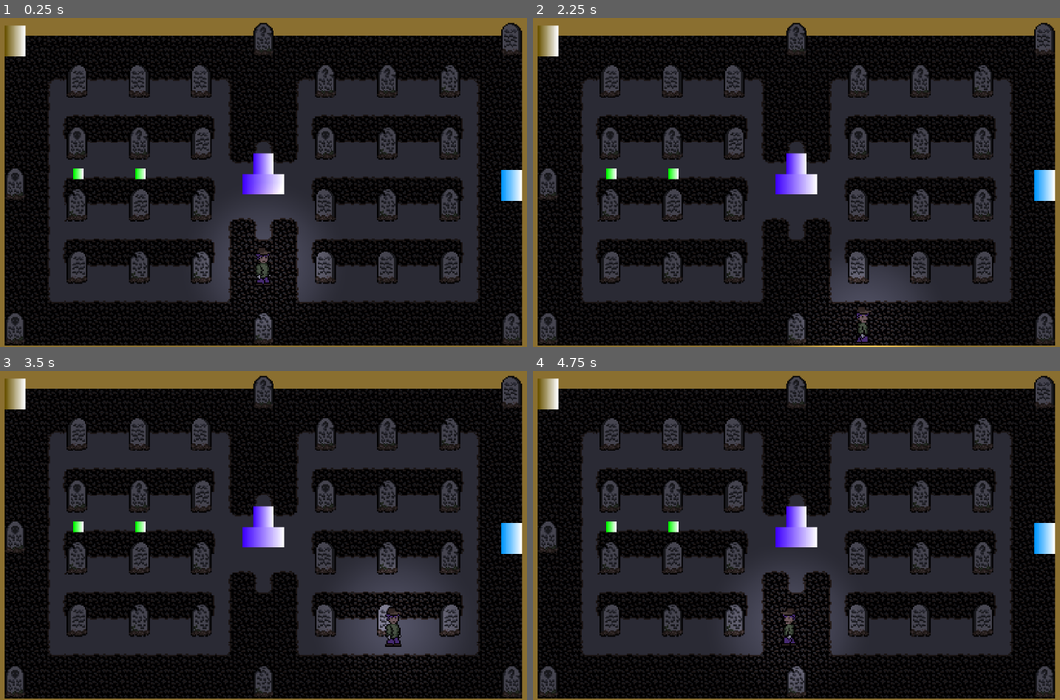
Above: before the commit, frames 1-4 (two rows, left to right).
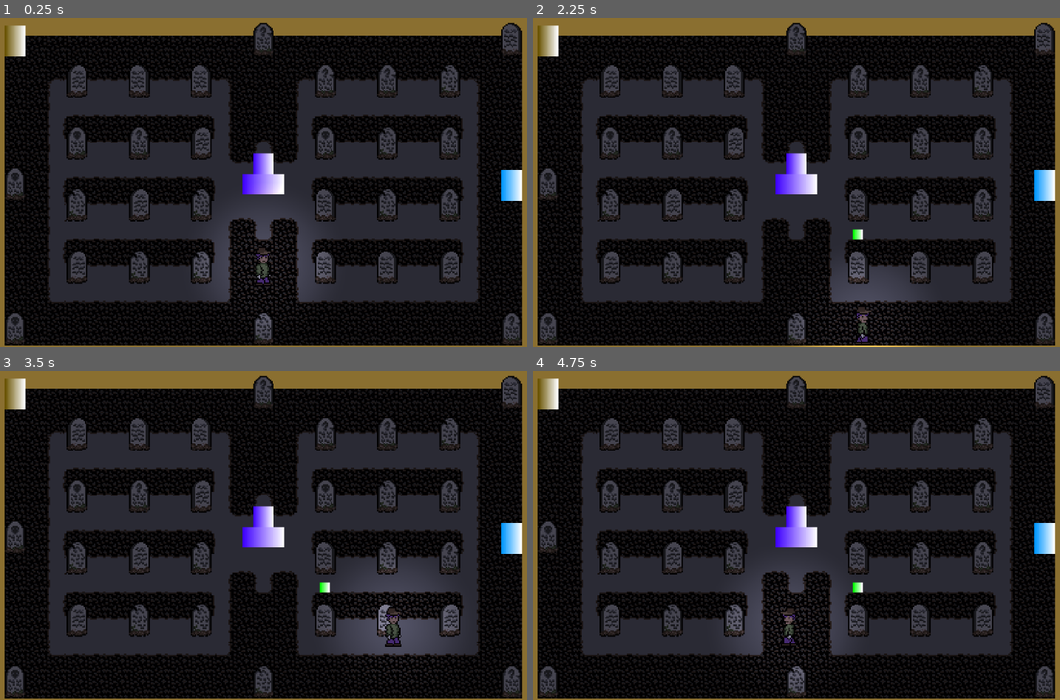
Above: after the commit, the same moments.

Repository: Oreztov/GWJ-62
Game: Godot game, scene res://scenes/level.tscn
Two runs of this game, one before a commit and one after it. Both use one fixed random seed, a clock stepped at 60 frames per second and the inputs below.
Inputs:
- Up to frame 1 (0.25 s): no input
- Up to frame 2 (2.25 s): tap Enter at 0.5 s; hold D (move_right) 0.53-1.28 s; hold E (interact) 0.53-1.28 s; tap Space at 1.25 s; hold S (move_down) 1.28-2.03 s; tap E (interact) at 1.35 s; hold D (move_right) from 2.03 s (still down); hold E (interact) from 2.03 s (still down)
- Up to frame 3 (3.5 s): release D (move_right) at 2.78 s; release E (interact) at 2.78 s; hold W (move_up) from 2.78 s (still down); tap E (interact) at 2.85 s
- Up to frame 4 (4.75 s): tap Enter at 3.5 s; release W (move_up) at 3.53 s; hold E (interact) 3.53-4.28 s; hold A (move_left) from 3.53 s (still down); tap E (interact) at 4.35 s

The runs differ from the first frame. In frame 1, 0.1% of the frame differs, in the area x 13-28%, y 45-50%; in frame 2, 0.2%, in the area x 13-63%, y 45-68%; in frame 3, 0.2%; in frame 4, 0.2%.

Commit message:
Plant spawning system

Diff:
--- a/level.gd
+++ b/level.gd
@@ -2,11 +2,16 @@
 
 @export var composter: PackedScene
 @export var water_tap: PackedScene
+@export var plant: PackedScene
 
 var rng = RandomNumberGenerator.new()
 
 @onready var gravestones
 @onready var replace_graves
+
+@onready var plant_markers
+
+@onready var plant_spawn_time
 
 # Called when the node enters the scene tree for the first time.
 func _ready():
@@ -30,6 +35,12 @@
 	gravestones.erase(random_composter_grave)
 	random_composter_grave.queue_free()
 
+	# Get plant spawn points 'markers'
+	plant_markers = get_tree().get_nodes_in_group("plant_markers")
+
+	# Setup game variables
+	plant_spawn_time = 5
+
 func spawn_water_tap(blocked_graves):
 	# Check for blocked graves by composter
 	for grave in blocked_graves:
@@ -46,6 +57,24 @@
 	gravestones.erase(random_water_tap_grave)
 	random_water_tap_grave.queue_free()
 
+func spawn_plant():
+	# Get random plant spawn point
+	var new_plant_index = randi_range(0, len(plant_markers) - 1)
+	if new_plant_index < 0:
+		# No more positions left to spawn
+		return
+	# Create new plant at random position
+	var new_plant = plant.instantiate()
+	new_plant.position = plant_markers[new_plant_index].position
+	call_deferred("add_child", new_plant)
+	# Remove position from list
+	plant_markers.remove_at(new_plant_index)
+
 # Called every frame. 'delta' is the elapsed time since the previous frame.
 func _process(delta):
 	pass
+
+
+func _on_plant_spawn_timer_timeout():
+	spawn_plant()
+	$PlantSpawnTimer.start(plant_spawn_time)
--- a/scenes/level.tscn
+++ b/scenes/level.tscn
@@ -15,6 +15,7 @@
 script = ExtResource("1_r3y3s")
 composter = ExtResource("5_so264")
 water_tap = ExtResource("3_1ljv0")
+plant = ExtResource("4_2q5to")
 
 [node name="TileMap" type="TileMap" parent="."]
 tile_set = ExtResource("1_u7gxt")
@@ -28,117 +29,224 @@
 position = Vector2(-28.2143, -16.0714)
 anchor_mode = 0
 
-[node name="Objects" type="Node2D" parent="."]
-
-[node name="Gravestone" parent="Objects" instance=ExtResource("3_ap34t")]
+[node name="Gravestones" type="Node2D" parent="."]
+
+[node name="Gravestone" parent="Gravestones" instance=ExtResource("3_ap34t")]
 position = Vector2(8, 8)
 replace_me = true
 
-[node name="Gravestone2" parent="Objects" instance=ExtResource("3_ap34t")]
+[node name="Gravestone2" parent="Gravestones" instance=ExtResource("3_ap34t")]
 position = Vector2(8, 120)
 replace_me = true
 
-[node name="Gravestone3" parent="Objects" instance=ExtResource("3_ap34t")]
+[node name="Gravestone3" parent="Gravestones" instance=ExtResource("3_ap34t")]
 position = Vector2(8, 232)
 replace_me = true
 
-[node name="Gravestone4" parent="Objects" instance=ExtResource("3_ap34t")]
+[node name="Gravestone4" parent="Gravestones" instance=ExtResource("3_ap34t")]
 position = Vector2(200, 232)
 replace_me = true
 
-[node name="Gravestone5" parent="Objects" instance=ExtResource("3_ap34t")]
+[node name="Gravestone5" parent="Gravestones" instance=ExtResource("3_ap34t")]
 position = Vector2(392, 232)
 replace_me = true
 
-[node name="Gravestone6" parent="Objects" instance=ExtResource("3_ap34t")]
+[node name="Gravestone6" parent="Gravestones" instance=ExtResource("3_ap34t")]
 position = Vector2(392, 120)
 replace_me = true
 
-[node name="Gravestone7" parent="Objects" instance=ExtResource("3_ap34t")]
+[node name="Gravestone7" parent="Gravestones" instance=ExtResource("3_ap34t")]
 position = Vector2(392, 8)
 replace_me = true
 
-[node name="Gravestone8" parent="Objects" instance=ExtResource("3_ap34t")]
+[node name="Gravestone8" parent="Gravestones" instance=ExtResource("3_ap34t")]
 position = Vector2(200, 8)
 replace_me = true
 
-[node name="Gravestone9" parent="Objects" instance=ExtResource("3_ap34t")]
+[node name="Gravestone9" parent="Gravestones" instance=ExtResource("3_ap34t")]
 position = Vector2(56, 40)
 
-[node name="Gravestone10" parent="Objects" instance=ExtResource("3_ap34t")]
+[node name="Gravestone10" parent="Gravestones" instance=ExtResource("3_ap34t")]
 position = Vector2(104, 40)
 
-[node name="Gravestone11" parent="Objects" instance=ExtResource("3_ap34t")]
+[node name="Gravestone11" parent="Gravestones" instance=ExtResource("3_ap34t")]
 position = Vector2(152, 40)
 
-[node name="Gravestone12" parent="Objects" instance=ExtResource("3_ap34t")]
+[node name="Gravestone12" parent="Gravestones" instance=ExtResource("3_ap34t")]
 position = Vector2(56, 88)
 
-[node name="Gravestone13" parent="Objects" instance=ExtResource("3_ap34t")]
+[node name="Gravestone13" parent="Gravestones" instance=ExtResource("3_ap34t")]
 position = Vector2(104, 88)
 
-[node name="Gravestone14" parent="Objects" instance=ExtResource("3_ap34t")]
+[node name="Gravestone14" parent="Gravestones" instance=ExtResource("3_ap34t")]
 position = Vector2(152, 88)
 
-[node name="Gravestone15" parent="Objects" instance=ExtResource("3_ap34t")]
+[node name="Gravestone15" parent="Gravestones" instance=ExtResource("3_ap34t")]
 position = Vector2(56, 136)
 
-[node name="Gravestone16" parent="Objects" instance=ExtResource("3_ap34t")]
+[node name="Gravestone16" parent="Gravestones" instance=ExtResource("3_ap34t")]
 position = Vector2(104, 136)
 
-[node name="Gravestone17" parent="Objects" instance=ExtResource("3_ap34t")]
+[node name="Gravestone17" parent="Gravestones" instance=ExtResource("3_ap34t")]
 position = Vector2(152, 136)
 
-[node name="Gravestone18" parent="Objects" instance=ExtResource("3_ap34t")]
+[node name="Gravestone18" parent="Gravestones" instance=ExtResource("3_ap34t")]
 position = Vector2(56, 184)
 
-[node name="Gravestone19" parent="Objects" instance=ExtResource("3_ap34t")]
+[node name="Gravestone19" parent="Gravestones" instance=ExtResource("3_ap34t")]
 position = Vector2(104, 184)
 
-[node name="Gravestone20" parent="Objects" instance=ExtResource("3_ap34t")]
+[node name="Gravestone20" parent="Gravestones" instance=ExtResource("3_ap34t")]
 position = Vector2(152, 184)
 
-[node name="Gravestone21" parent="Objects" instance=ExtResource("3_ap34t")]
+[node name="Gravestone21" parent="Gravestones" instance=ExtResource("3_ap34t")]
 position = Vector2(248, 40)
 
-[node name="Gravestone22" parent="Objects" instance=ExtResource("3_ap34t")]
+[node name="Gravestone22" parent="Gravestones" instance=ExtResource("3_ap34t")]
 position = Vector2(296, 40)
 
-[node name="Gravestone23" parent="Objects" instance=ExtResource("3_ap34t")]
+[node name="Gravestone23" parent="Gravestones" instance=ExtResource("3_ap34t")]
 position = Vector2(344, 40)
 
-[node name="Gravestone24" parent="Objects" instance=ExtResource("3_ap34t")]
+[node name="Gravestone24" parent="Gravestones" instance=ExtResource("3_ap34t")]
 position = Vector2(248, 88)
 
-[node name="Gravestone25" parent="Objects" instance=ExtResource("3_ap34t")]
+[node name="Gravestone25" parent="Gravestones" instance=ExtResource("3_ap34t")]
 position = Vector2(296, 88)
 
-[node name="Gravestone26" parent="Objects" instance=ExtResource("3_ap34t")]
+[node name="Gravestone26" parent="Gravestones" instance=ExtResource("3_ap34t")]
 position = Vector2(344, 88)
 
-[node name="Gravestone27" parent="Objects" instance=ExtResource("3_ap34t")]
+[node name="Gravestone27" parent="Gravestones" instance=ExtResource("3_ap34t")]
 position = Vector2(248, 136)
 
-[node name="Gravestone28" parent="Objects" instance=ExtResource("3_ap34t")]
+[node name="Gravestone28" parent="Gravestones" instance=ExtResource("3_ap34t")]
 position = Vector2(296, 136)
 
-[node name="Gravestone29" parent="Objects" instance=ExtResource("3_ap34t")]
+[node name="Gravestone29" parent="Gravestones" instance=ExtResource("3_ap34t")]
 position = Vector2(344, 136)
 
-[node name="Gravestone30" parent="Objects" instance=ExtResource("3_ap34t")]
+[node name="Gravestone30" parent="Gravestones" instance=ExtResource("3_ap34t")]
 position = Vector2(248, 184)
 
-[node name="Gravestone31" parent="Objects" instance=ExtResource("3_ap34t")]
+[node name="Gravestone31" parent="Gravestones" instance=ExtResource("3_ap34t")]
 position = Vector2(296, 184)
 
-[node name="Gravestone32" parent="Objects" instance=ExtResource("3_ap34t")]
+[node name="Gravestone32" parent="Gravestones" instance=ExtResource("3_ap34t")]
 position = Vector2(344, 184)
 
-[node name="plant" parent="." instance=ExtResource("4_2q5to")]
-position = Vector2(57, 107)
-
-[node name="plant2" parent="." instance=ExtResource("4_2q5to")]
-position = Vector2(105, 107)
+[node name="PlantMarkers" type="Node2D" parent="."]
+scale = Vector2(1, 1)
+
+[node name="Marker2D" type="Marker2D" parent="PlantMarkers" groups=["plant_markers"]]
+position = Vector2(56.0714, 55.3571)
+
+[node name="Marker2D2" type="Marker2D" parent="PlantMarkers" groups=["plant_markers"]]
+position = Vector2(103.929, 55.3571)
+
+[node name="Marker2D3" type="Marker2D" parent="PlantMarkers" groups=["plant_markers"]]
+position = Vector2(152.143, 55.3571)
+
+[node name="Marker2D4" type="Marker2D" parent="PlantMarkers" groups=["plant_markers"]]
+position = Vector2(152.143, 103.929)
+
+[node name="Marker2D5" type="Marker2D" parent="PlantMarkers" groups=["plant_markers"]]
+position = Vector2(103.929, 103.929)
+
+[node name="Marker2D6" type="Marker2D" parent="PlantMarkers" groups=["plant_markers"]]
+position = Vector2(56.0714, 103.929)
+
+[node name="Marker2D7" type="Marker2D" parent="PlantMarkers" groups=["plant_markers"]]
+position = Vector2(56.0714, 155.357)
+
+[node name="Marker2D8" type="Marker2D" parent="PlantMarkers" groups=["plant_markers"]]
+position = Vector2(103.929, 155.357)
+
+[node name="Marker2D9" type="Marker2D" parent="PlantMarkers" groups=["plant_markers"]]
+position = Vector2(152.143, 155.357)
+
+[node name="Marker2D10" type="Marker2D" parent="PlantMarkers" groups=["plant_markers"]]
+position = Vector2(152.143, 203.929)
+
+[node name="Marker2D11" type="Marker2D" parent="PlantMarkers" groups=["plant_markers"]]
+position = Vector2(103.929, 203.929)
+
+[node name="Marker2D12" type="Marker2D" parent="PlantMarkers" groups=["plant_markers"]]
+position = Vector2(56.0714, 203.929)
+
+[node name="Marker2D13" type="Marker2D" parent="PlantMarkers" groups=["plant_markers"]]
+position = Vector2(247.5, 53.9286)
+
+[node name="Marker2D14" type="Marker2D" parent="PlantMarkers" groups=["plant_markers"]]
+position = Vector2(295.357, 53.9286)
+
+[node name="Marker2D15" type="Marker2D" parent="PlantMarkers" groups=["plant_markers"]]
+position = Vector2(343.572, 53.9286)
+
+[node name="Marker2D16" type="Marker2D" parent="PlantMarkers" groups=["plant_markers"]]
+position = Vector2(343.572, 102.5)
+
+[node name="Marker2D17" type="Marker2D" parent="PlantMarkers" groups=["plant_markers"]]
+position = Vector2(295.357, 102.5)
+
+[node name="Marker2D18" type="Marker2D" parent="PlantMarkers" groups=["plant_markers"]]
+position = Vector2(247.5, 102.5)
+
+[node name="Marker2D19" type="Marker2D" parent="PlantMarkers" groups=["plant_markers"]]
+position = Vector2(247.5, 153.929)
+
+[node name="Marker2D20" type="Marker2D" parent="PlantMarkers" groups=["plant_markers"]]
+position = Vector2(295.357, 153.929)
+
+[node name="Marker2D21" type="Marker2D" parent="PlantMarkers" groups=["plant_markers"]]
+position = Vector2(343.572, 153.929)
+
+[node name="Marker2D22" type="Marker2D" parent="PlantMarkers" groups=["plant_markers"]]
+position = Vector2(343.572, 202.5)
+
+[node name="Marker2D23" type="Marker2D" parent="PlantMarkers" groups=["plant_markers"]]
+position = Vector2(295.357, 202.5)
+
+[node name="Marker2D24" type="Marker2D" parent="PlantMarkers" groups=["plant_markers"]]
+position = Vector2(247.5, 202.5)
+
+[node name="Marker2D25" type="Marker2D" parent="PlantMarkers" groups=["plant_markers"]]
+position = Vector2(8.92857, 172.5)
+
+[node name="Marker2D26" type="Marker2D" parent="PlantMarkers" groups=["plant_markers"]]
+position = Vector2(8.92857, 58.2143)
+
+[node name="Marker2D27" type="Marker2D" parent="PlantMarkers" groups=["plant_markers"]]
+position = Vector2(103.929, 15.3571)
+
+[node name="Marker2D28" type="Marker2D" parent="PlantMarkers" groups=["plant_markers"]]
+position = Vector2(300.357, 12.5)
+
+[node name="Marker2D29" type="Marker2D" parent="PlantMarkers" groups=["plant_markers"]]
+position = Vector2(388.929, 61.0714)
+
+[node name="Marker2D30" type="Marker2D" parent="PlantMarkers" groups=["plant_markers"]]
+position = Vector2(388.929, 169.643)
+
+[node name="Marker2D31" type="Marker2D" parent="PlantMarkers" groups=["plant_markers"]]
+position = Vector2(295.357, 229.643)
+
+[node name="Marker2D32" type="Marker2D" parent="PlantMarkers" groups=["plant_markers"]]
+position = Vector2(106.071, 229.643)
+
+[node name="Marker2D33" type="Marker2D" parent="PlantMarkers" groups=["plant_markers"]]
+position = Vector2(200.357, 192.143)
+
+[node name="Marker2D34" type="Marker2D" parent="PlantMarkers" groups=["plant_markers"]]
+position = Vector2(200, 53.9286)
 
 [node name="SoulWell" parent="." instance=ExtResource("8_wrgja")]
 position = Vector2(200, 115)
+
+[node name="PlantSpawnTimer" type="Timer" parent="."]
+process_callback = 0
+wait_time = 2.0
+one_shot = true
+autostart = true
+
+[connection signal="timeout" from="PlantSpawnTimer" to="." method="_on_plant_spawn_timer_timeout"]
--- a/scripts/composter.gd
+++ b/scripts/composter.gd
@@ -30,12 +30,12 @@
 
 func _on_area_2d_body_entered(body):
 	if body.is_in_group("player"):
-		$InteractionLabel.update()
+		$InteractionLabel.enable()
 		player_in_area = true
 		player_reference = body
 
 
 func _on_area_2d_body_exited(body):
 	if body.is_in_group("player"):
-		$InteractionLabel.update()
+		$InteractionLabel.disable()
 		player_in_area = false
--- a/scripts/interaction_label.gd
+++ b/scripts/interaction_label.gd
@@ -10,13 +10,13 @@
 
 	visible = false
 
-func update():
+func enable():
 	$PanelContainer.global_position = get_parent().global_position - Vector2(105, 80)
-	if visible:
-		$AnimationPlayer.play("pop_out")
-	else:
-		visible = true
-		$AnimationPlayer.play("pop_in")
+	visible = true
+	$AnimationPlayer.play("pop_in")
+
+func disable():
+	$AnimationPlayer.play("pop_out")
 
 # Called every frame. 'delta' is the elapsed time since the previous frame.
 func _process(delta):
--- a/scripts/plant.gd
+++ b/scripts/plant.gd
@@ -2,9 +2,9 @@
 
 var stage = 1
 
-var player_in_area = false
+@onready var player_in_area = false
 
-var player_reference
+@onready var player_reference
 
 # Called when the node enters the scene tree for the first time.
 func _ready():
@@ -28,15 +28,15 @@
 						$AnimatedSprite2D.play("growth")
 					3:
 						$AnimatedSprite2D.play("harvest")
-						$InteractionLabel.update()
+						$InteractionLabel.disable()
 
 func _on_area_2d_body_entered(body):
 	if body.is_in_group("player") and stage < 3:
-		$InteractionLabel.update()
+		$InteractionLabel.enable()
 		player_in_area = true
 		player_reference = body
 
 func _on_area_2d_body_exited(body):
 	if body.is_in_group("player") and stage < 3:
-		$InteractionLabel.update()
+		$InteractionLabel.disable()
 		player_in_area = false
--- a/scripts/soul_well.gd
+++ b/scripts/soul_well.gd
@@ -17,12 +17,12 @@
 
 func _on_area_2d_body_entered(body):
 	if body.is_in_group("player"):
-		$InteractionLabel.update()
+		$InteractionLabel.enable()
 		player_in_area = true
 		player_reference = body
 
 
 func _on_area_2d_body_exited(body):
 	if body.is_in_group("player"):
-		$InteractionLabel.update()
+		$InteractionLabel.disable()
 		player_in_area = false
--- a/scripts/water_tap.gd
+++ b/scripts/water_tap.gd
@@ -20,12 +20,12 @@
 
 func _on_area_2d_body_entered(body):
 	if body.is_in_group("player"):
-		$InteractionLabel.update()
+		$InteractionLabel.enable()
 		player_in_area = true
 		player_reference = body
 
 
 func _on_area_2d_body_exited(body):
 	if body.is_in_group("player"):
-		$InteractionLabel.update()
+		$InteractionLabel.disable()
 		player_in_area = false
